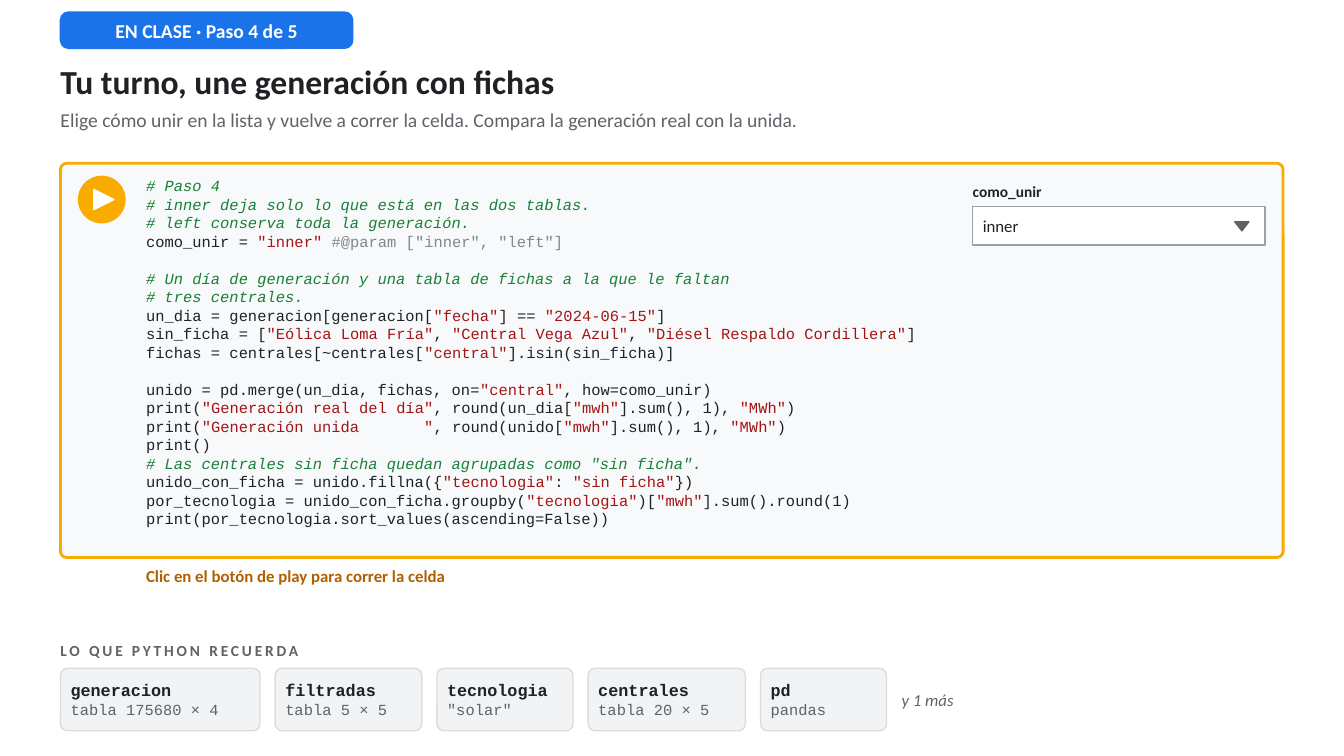
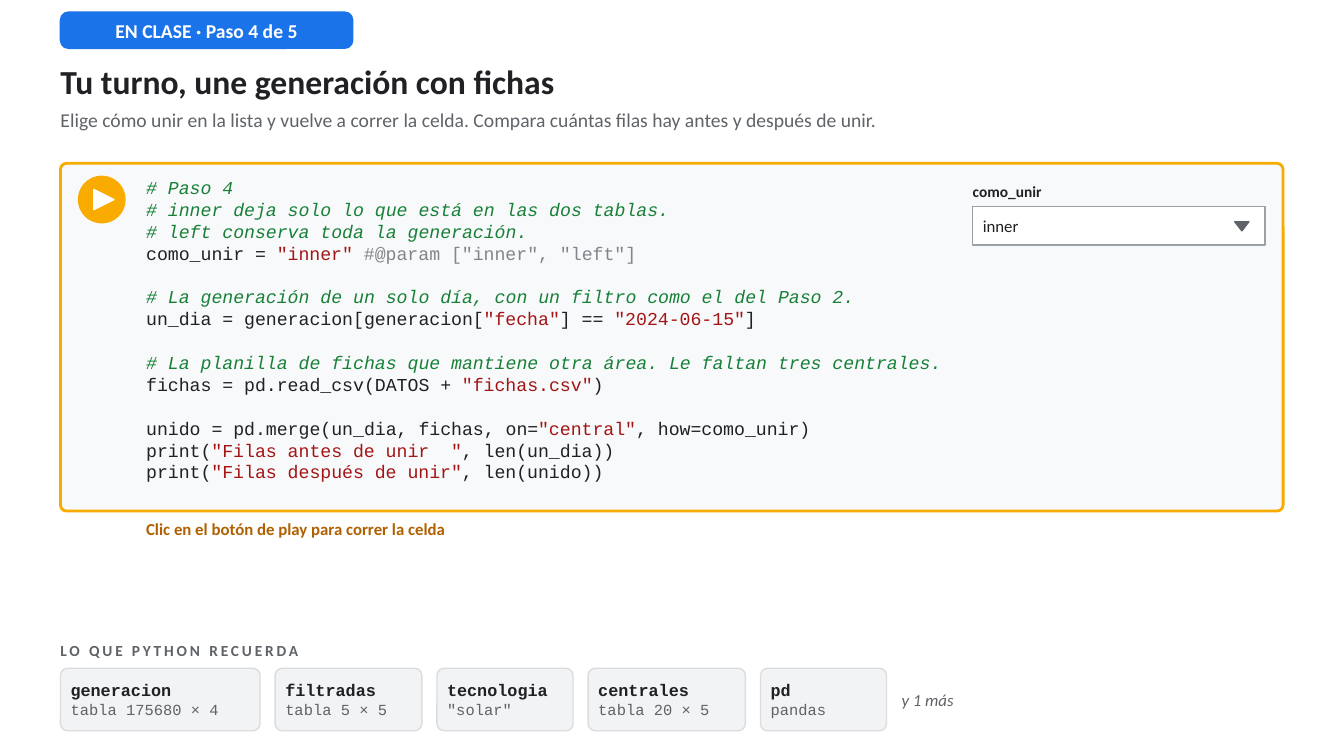
Before and after one commit to RodrigoMSB/curso-python-minergia, a slide deck: slide 24 of presentaciones/Simulador_Lab01_guiado.pptx (slide 22 before the commit). Drawn at 1344x756 pixels with LibreOffice and Linux fonts; fonts in the diff are those of the drawing. Boxes give left, top, right and bottom in pixels: in the first picture for what was removed or moved away, otherwise in the second. Text is boxed around its words. In the diff, an @@ line names an element or a change of style, - is before the commit and + after.

```diff
--- a/presentaciones/Simulador_Lab01_guiado.pptx
+++ b/presentaciones/Simulador_Lab01_guiado.pptx
@@ text at <box>60,113,876,131</box>: text changed @@
-Elige cómo unir en la lista y vuelve a correr la celda. Compara la generación real con la unida.
+Elige cómo unir en la lista y vuelve a correr la celda. Compara cuántas filas hay antes y después de unir.
@@ rounded rectangle: place and size @@
-rounded rectangle at <box>60,163,1284,558</box>
+rounded rectangle at <box>60,163,1284,511</box>
@@ rounded rectangle at <box>60,163,1284,511</box>: proportions changed @@
@@ text at <box>146,182,811,439</box>: size 11 to 13 pt in "# Paso 4", "# inner deja solo lo que está ...", "# left conserva toda la generación.", "como_unir = "inner" #@param ["inner", "left"]" and 2 more places @@
@@ text at <box>168,291,854,307</box>: text changed; size 11 to 13 pt @@
-# Un día de generación y una tabla de fichas a la que le faltan
-# tres centrales.
+# La generación de un solo día, con un filtro como el del Paso 2.
@@ text at <box>146,356,941,395</box>: text changed; size 11 to 13 pt; text colour #A31515 to #188038; italic on @@
-sin_ficha = ["Eólica Loma Fría", "Central Vega Azul", "Diésel Respaldo Cordillera"]
-fichas = centrales[~centrales["central"].isin(sin_ficha)]
+# La planilla de fichas que mantiene otra área. Le faltan tres centrales.
+fichas = pd.read_csv(DATOS + "fichas.csv")
@@ text at <box>146,444,615,482</box>: text changed; size 11 to 13 pt; text colour #202124 to #A31515 @@
-print("Generación real del día", round(un_dia["mwh"].sum(), 1), "MWh")
-print("Generación unida ", round(unido["mwh"].sum(), 1), "MWh")
-print()
-# Las centrales sin ficha quedan agrupadas como "sin ficha".
-unido_con_ficha = unido.fillna({"tecnologia": "sin ficha"})
-por_tecnologia = unido_con_ficha.groupby("tecnologia")["mwh"].sum().round(1)
-print(por_tecnologia.sort_values(ascending=False))
+print("Filas antes de unir ", len(un_dia))
+print("Filas después de unir", len(unido))
@@ text "Clic en el botón de ...": place and size @@
-text "Clic en el botón de ..." at <box>146,570,445,585</box>
+text "Clic en el botón de ..." at <box>146,523,445,538</box>
```
Also in this commit, not shown: 28 other slides changed, 6 slides added, 6 slides removed, 22 other files.
